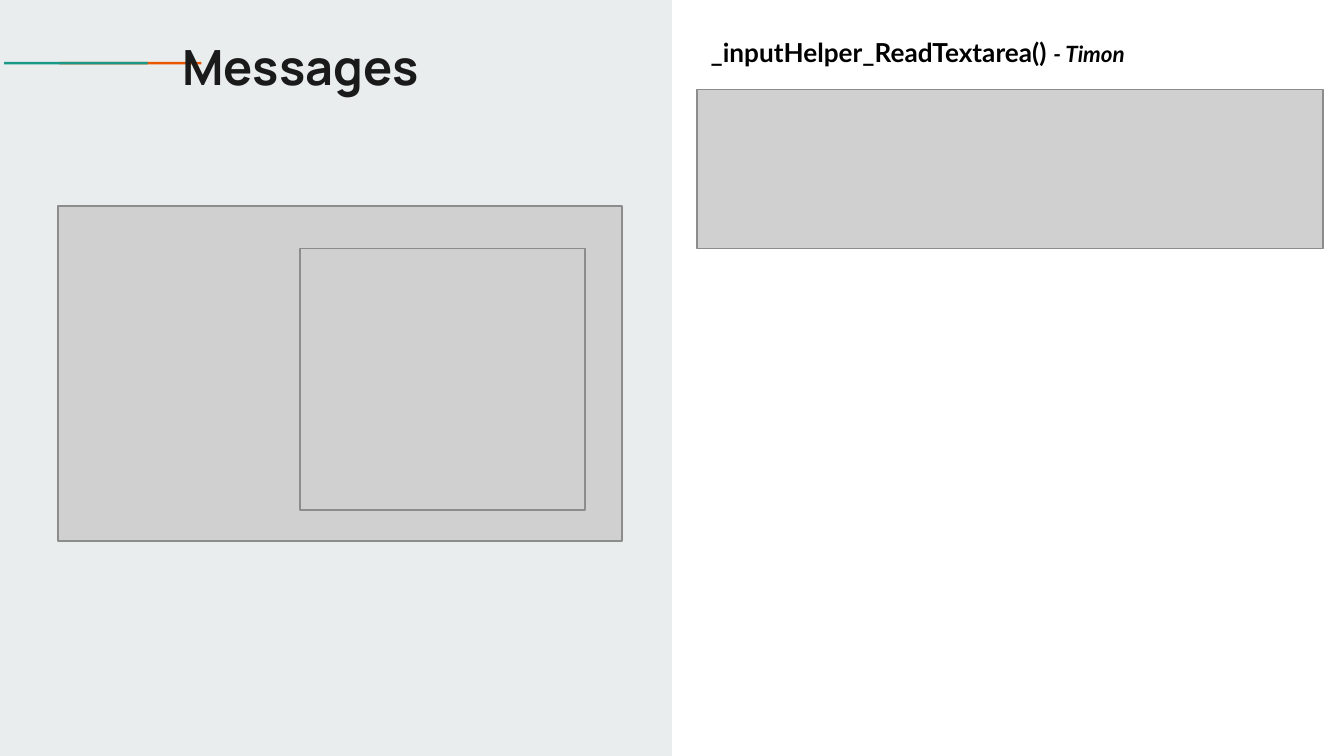
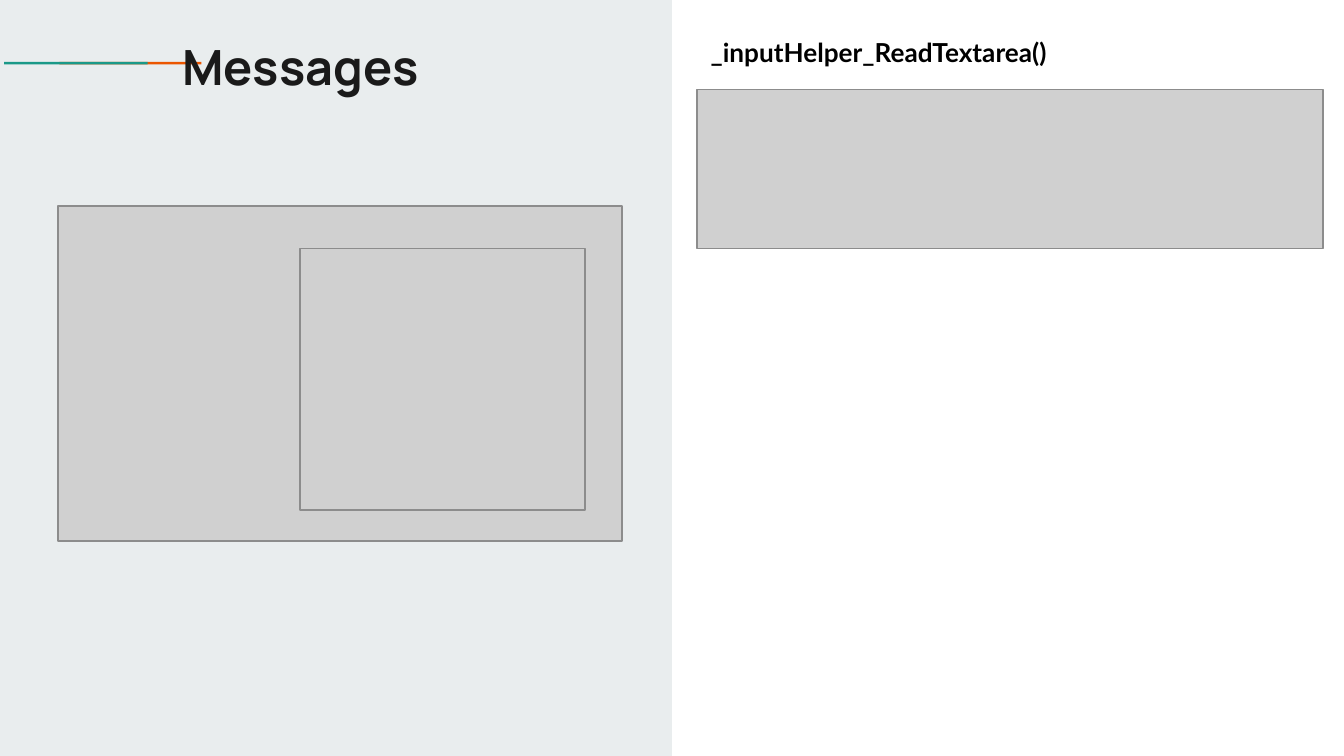
Before and after one commit to jantiegges/AWSys, a slide deck: slide 21 of HA 01/WhatsChat_1.pptx. Drawn at 1344x756 pixels with LibreOffice and Linux fonts; fonts in the diff are those of the drawing; grey boxes stand for pictures. Boxes give left, top, right and bottom in pixels: in the first picture for what was removed or moved away, otherwise in the second. Text is boxed around its words. In the diff, an @@ line names an element or a change of style, - is before the commit and + after.

```diff
--- a/HA 01/WhatsChat_1.pptx
+++ b/HA 01/WhatsChat_1.pptx
@@ text at [711,41,1047,67]: text changed @@
-_inputHelper_ReadTextarea() - Timon
+_inputHelper_ReadTextarea()
```
Also in this commit, not shown: 18 other slides changed, 1 slide added, 3 other files.
